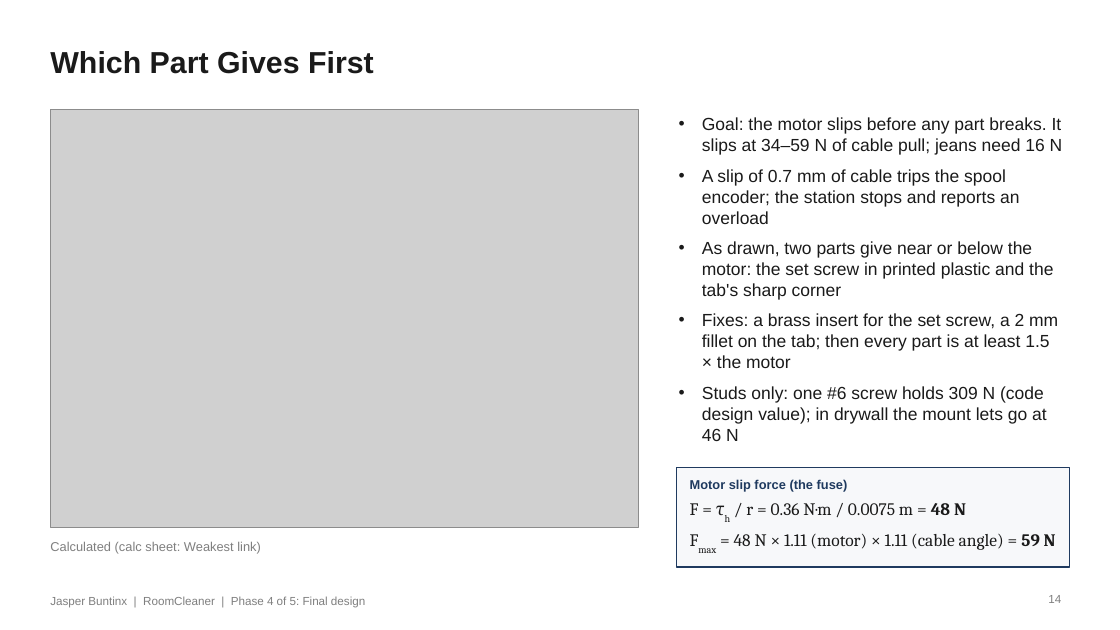
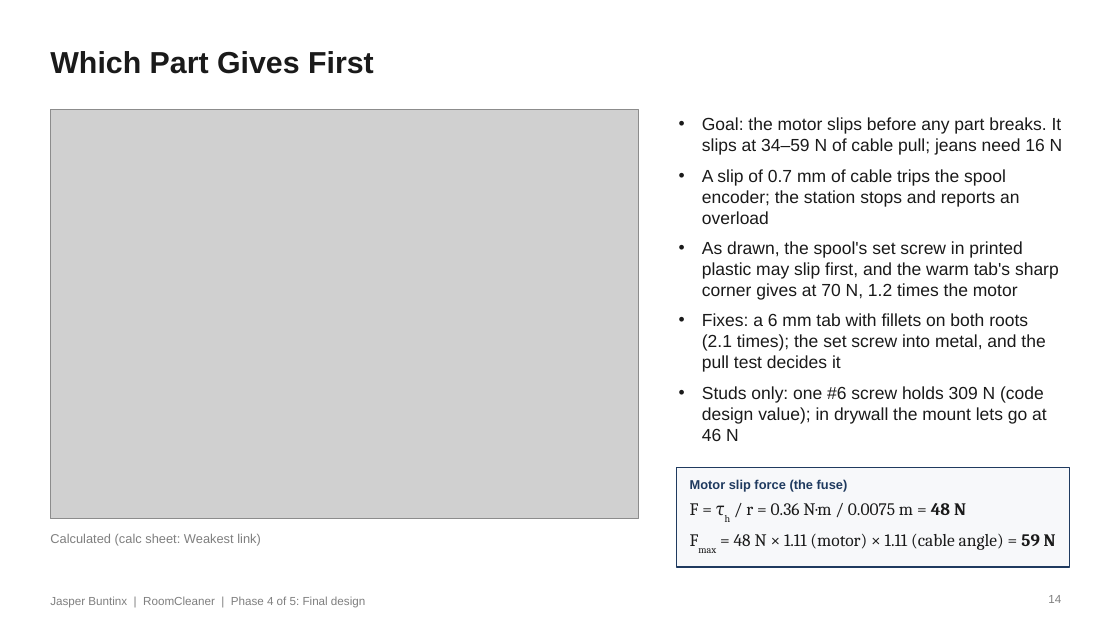
Before and after one commit to Jaspario1199/RoomCleaner, a slide deck: slide 14 of docs/presentation/deck_v8/RoomCleaner_Buntinx_Oct27_v8.pptx. Drawn at 1120x630 pixels with LibreOffice and Linux fonts; fonts in the diff are those of the drawing; grey boxes stand for pictures. Boxes give left, top, right and bottom in pixels: in the first picture for what was removed or moved away, otherwise in the second. Text is boxed around its words. In the diff, an @@ line names an element or a change of style, - is before the commit and + after.

```diff
--- a/docs/presentation/deck_v8/RoomCleaner_Buntinx_Oct27_v8.pptx
+++ b/docs/presentation/deck_v8/RoomCleaner_Buntinx_Oct27_v8.pptx
@@ picture: place and size @@
-picture at bbox=[50, 109, 639, 528]
+picture at bbox=[50, 109, 639, 519]
@@ text at bbox=[702, 241, 1059, 372]: text changed @@
-• As drawn, two parts give near or below the motor: the set screw in printed plastic and the tab's sharp corner
-• Fixes: a brass insert for the set screw, a 2 mm fillet on the tab; then every part is at least 1.5 × the motor
+• As drawn, the spool's set screw in printed plastic may slip first, and the warm tab's sharp corner gives at 70 N, 1.2 times the motor
+• Fixes: a 6 mm tab with fillets on both roots (2.1 times); the set screw into metal, and the pull test decides it
@@ text "Calculated (calc sheet: Weakest link)": place and size @@
-text "Calculated (calc sheet: Weakest link)" at bbox=[50, 542, 261, 554]
+text "Calculated (calc sheet: Weakest link)" at bbox=[50, 534, 261, 546]
```
Also in this commit, not shown: 2 other slides changed, 1 slide added, 14 other files.
